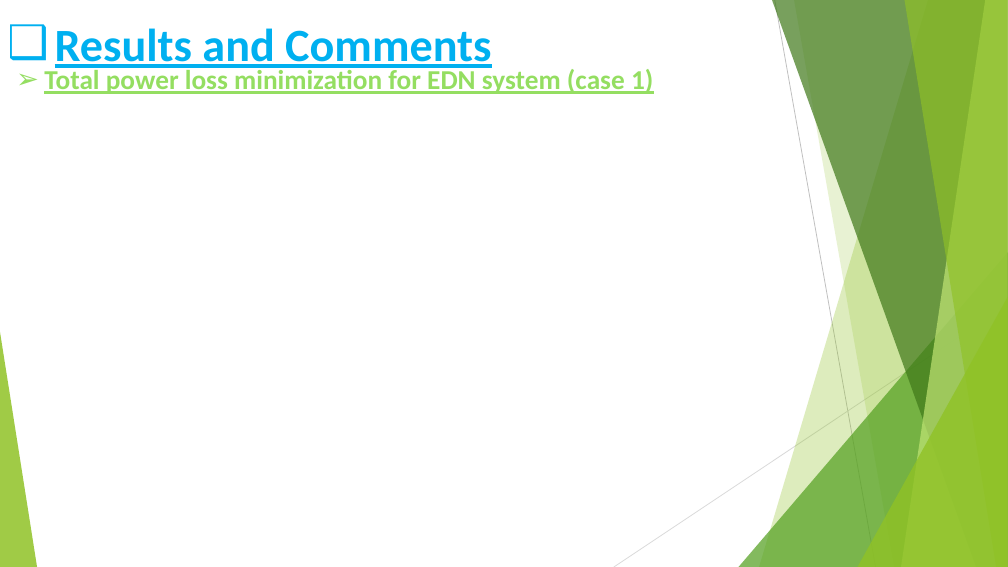
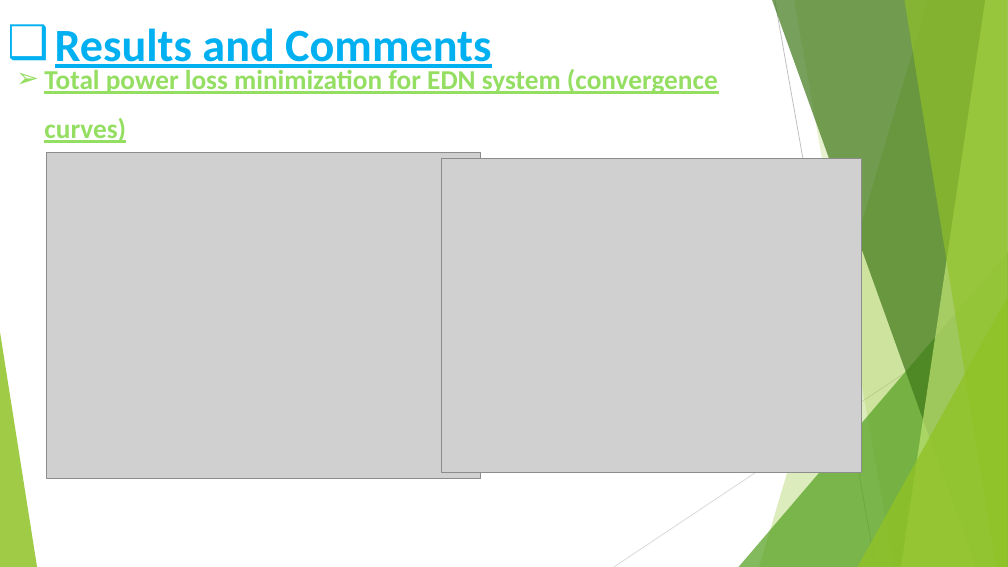
Before and after one commit to moustafashahin122/AOA-Graduation-Project-2022-, a slide deck: slide 41 of code/AOA_objects/results/grad_presentation/Presentation.pptx. Drawn at 1008x567 pixels with LibreOffice and Linux fonts; fonts in the diff are those of the drawing; grey boxes stand for pictures. Boxes give left, top, right and bottom in pixels: in the first picture for what was removed or moved away, otherwise in the second. Text is boxed around its words. In the diff, an @@ line names an element or a change of style, - is before the commit and + after.

```diff
--- a/code/AOA_objects/results/grad_presentation/Presentation.pptx
+++ b/code/AOA_objects/results/grad_presentation/Presentation.pptx
@@ text at (44, 66, 718, 143): text changed @@
-➢ Total power loss minimization for EDN system (case 1)
+➢ Total power loss minimization for EDN system (convergence curves)
@@ picture added at (46, 153, 480, 479) @@
@@ picture added at (442, 158, 861, 473) @@
```
Also in this commit, not shown: 13 other slides changed, 14 slides added.
